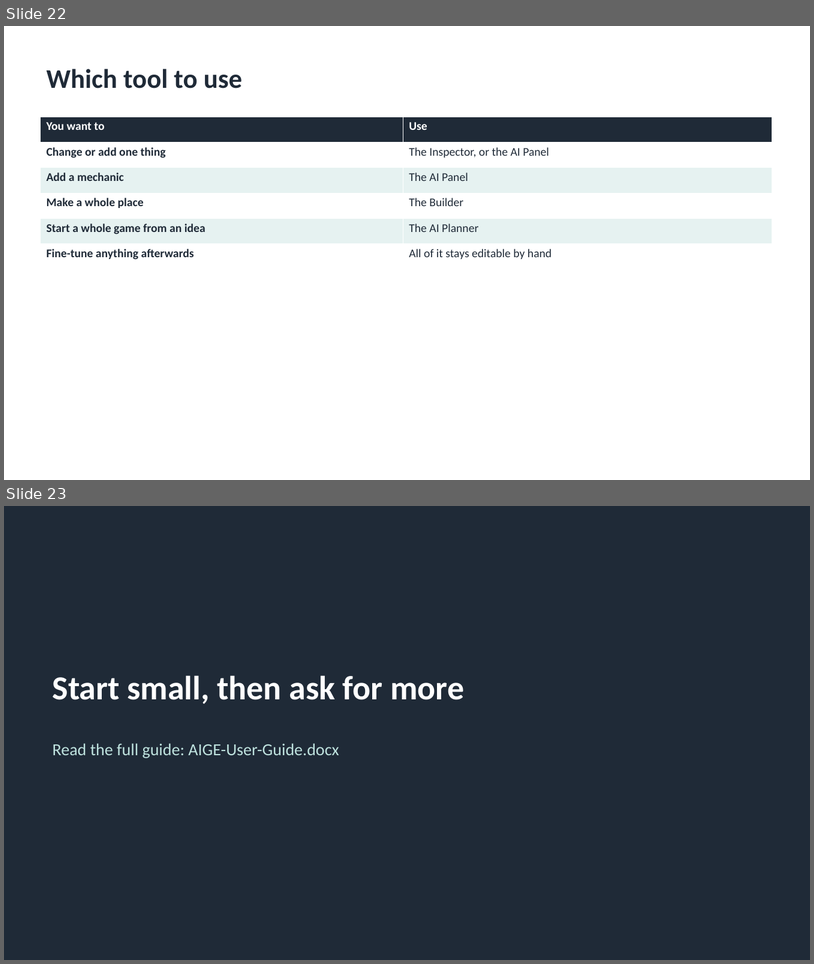
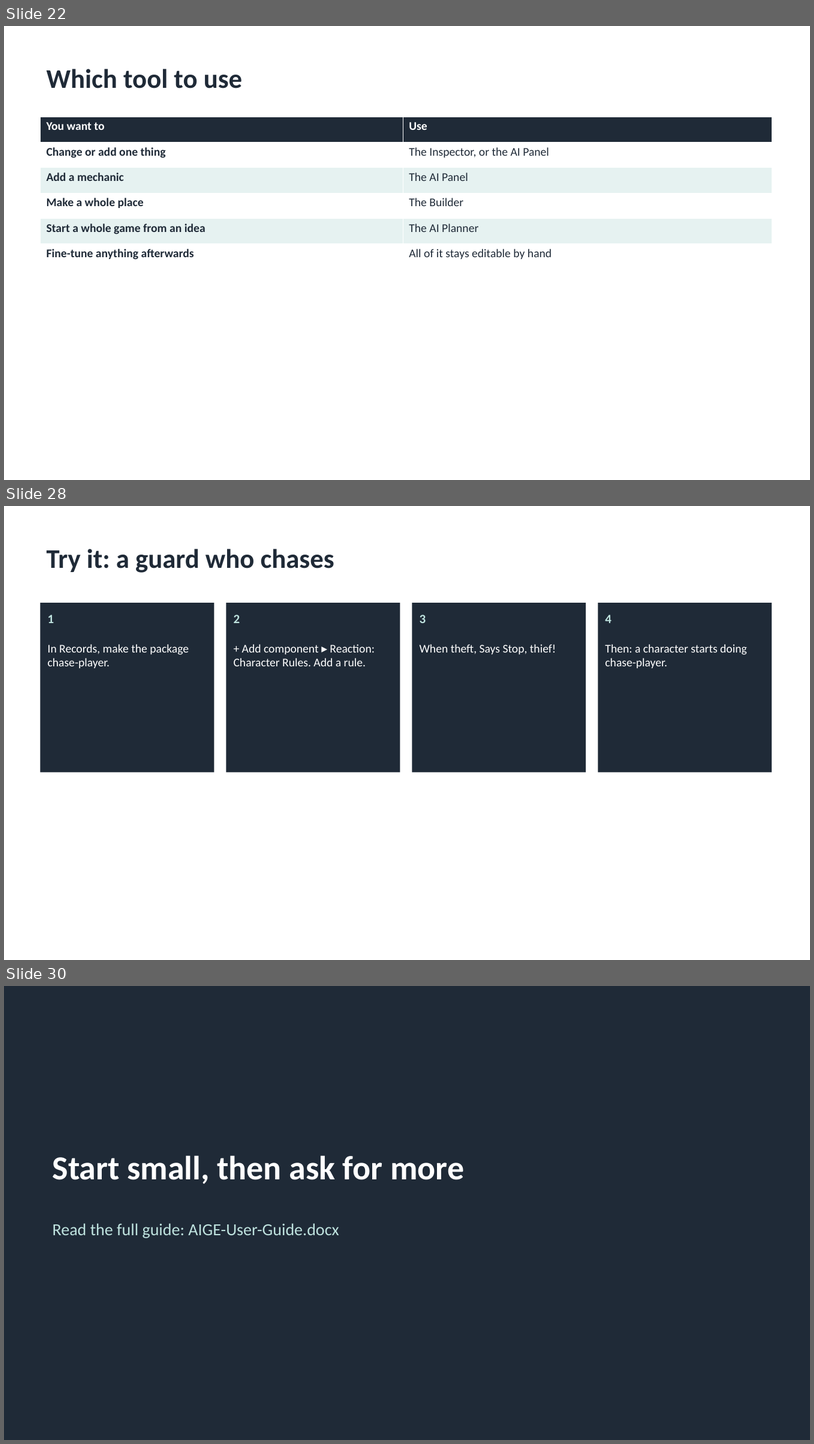
Before and after one commit to cuneyttyler/ai-gameengine-standalone, a slide deck: docs/manuals/AIGE-User-Guide.pptx. Shown one above the other, each under a label of ours: slides 22 and 23 before the commit, slides 22, 28 and 30 after it; the slides between them are not shown. The pictures are 814x964 and 814x1444 pixels, drawn with LibreOffice and Linux fonts; fonts in the diff are those of the drawing. Boxes give left, top, right and bottom in pixels: in the first picture for what was removed or moved away, otherwise in the second. Text is boxed around its words. In the diff, an @@ line names an element or a change of style, - is before the commit and + after.

```diff
--- a/docs/manuals/AIGE-User-Guide.pptx
+++ b/docs/manuals/AIGE-User-Guide.pptx
@@ slide 28 added at (4,506,810,960), background #FFFFFF @@
@@ title added at (47,549,335,573), 32 pt, text #1F2A37, bold @@
+Try it: a guard who chases
@@ rectangle added at (40,603,215,772), fill #1F2A37 @@
@@ rectangle added at (226,603,400,772), fill #1F2A37 @@
@@ rectangle added at (413,603,587,772), fill #1F2A37 @@
@@ rectangle added at (598,603,772,772), fill #1F2A37 @@
@@ text added at (48,615,54,623), 15 pt, text #BFE3DF, bold @@
+1
@@ text added at (234,615,240,623), 15 pt, text #BFE3DF, bold @@
+2
@@ text added at (420,615,426,623), 15 pt, text #BFE3DF, bold @@
+3
@@ text added at (605,615,612,623), 15 pt, text #BFE3DF, bold @@
+4
@@ text added at (48,644,189,668), 14 pt, text #FFFFFF @@
+In Records, make the package chase-player.
@@ text added at (234,644,375,666), 14 pt, text #FFFFFF @@
++ Add component ▸ Reaction: Character Rules. Add a rule.
@@ text added at (420,644,556,654), 14 pt, text #FFFFFF @@
+When theft, Says Stop, thief!
@@ text added at (605,644,747,668), 14 pt, text #FFFFFF @@
+Then: a character starts doing chase-player.
@@ what was slide 23 is now slide 30 @@
```
Also in this commit, not shown: 6 other slides added, 5 other files.
